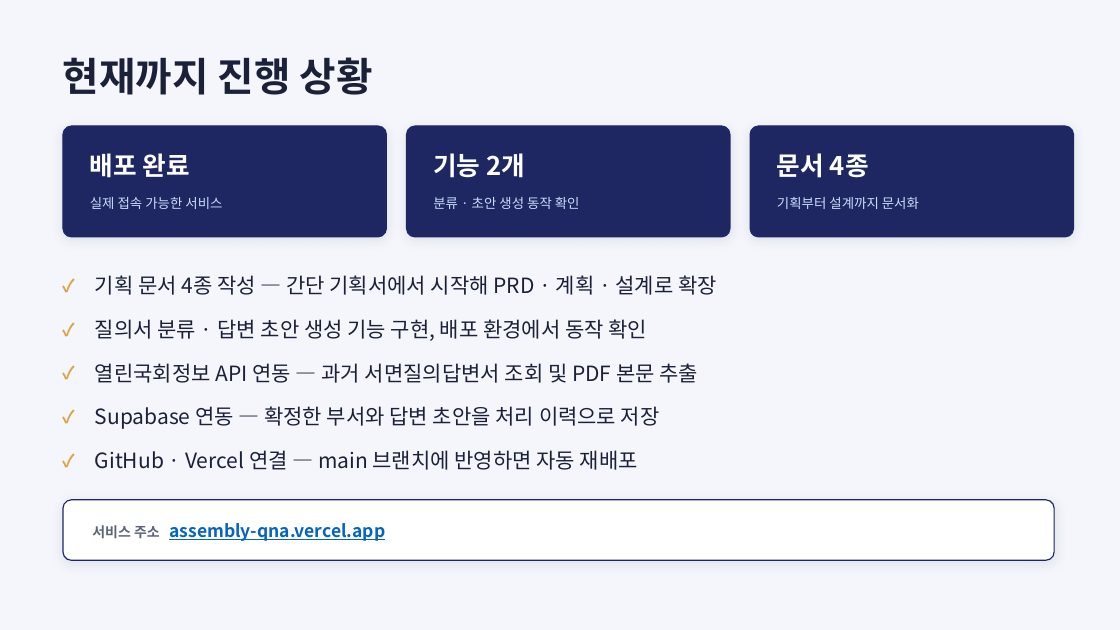
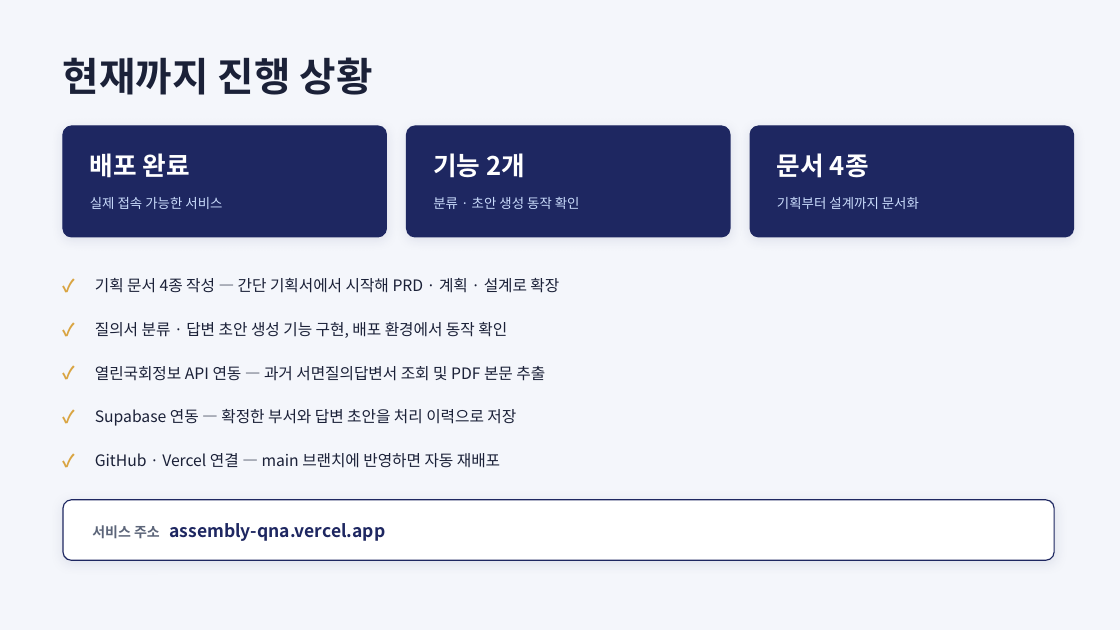
Before and after one commit to yunseoy/assembly-qna, a slide deck: slide 6 of presentation/AI활용_국회질의서_자동화_발표자료.pptx. Drawn at 1120x630 pixels with LibreOffice and Linux fonts; fonts in the diff are those of the drawing. Boxes give left, top, right and bottom in pixels: in the first picture for what was removed or moved away, otherwise in the second. Text is boxed around its words. In the diff, an @@ line names an element or a change of style, - is before the commit and + after.

```diff
--- a/presentation/AI활용_국회질의서_자동화_발표자료.pptx
+++ b/presentation/AI활용_국회질의서_자동화_발표자료.pptx
@@ size 18 to 13.5 pt in 5 elements at (x1=95, y1=278, x2=559, y2=293), (x1=95, y1=322, x2=507, y2=338), (x1=95, y1=366, x2=545, y2=381), (x1=95, y1=409, x2=516, y2=426), (x1=95, y1=453, x2=500, y2=468) @@
@@ text "서비스 주소 assembly-qna.vercel.app" at (x1=92, y1=523, x2=385, y2=541): text colour #0563C1 to #1E2761, underline off in "assembly-qna.vercel.app" @@
```
Also in this commit, not shown: 6 other slides changed, 1 slide added, 11 other files.
